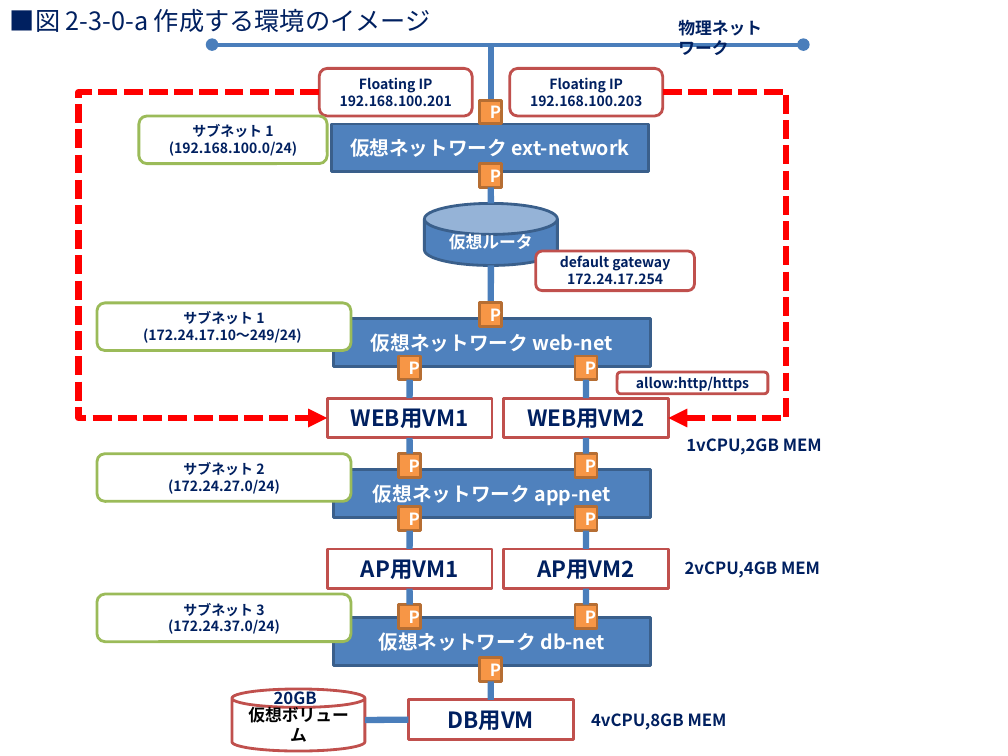
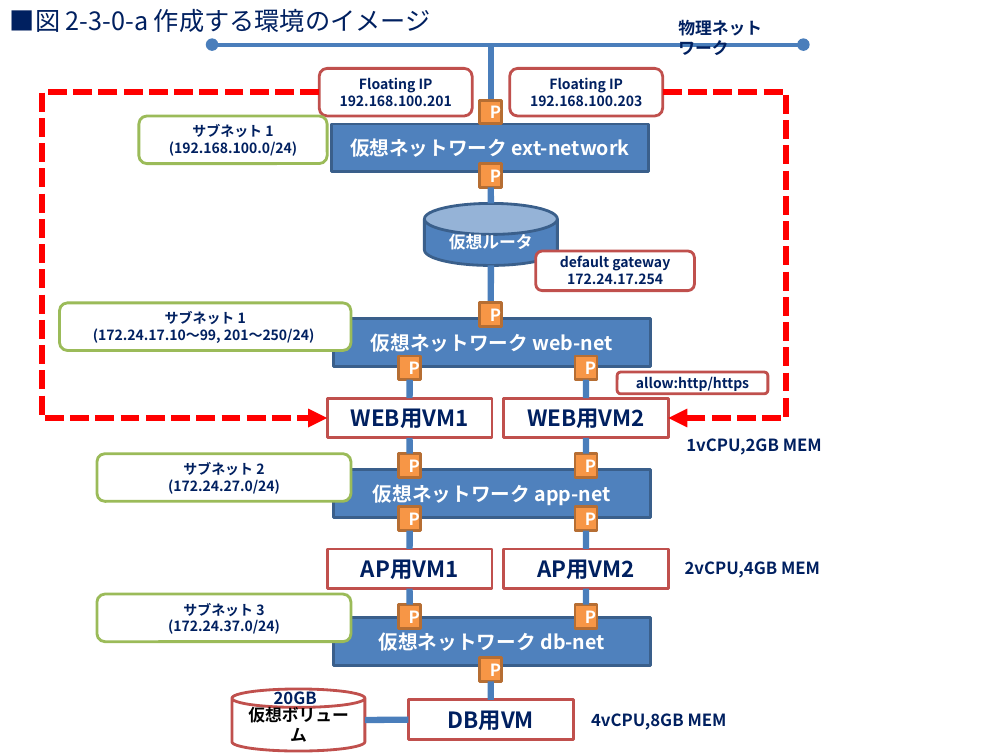
Before and after one commit to irixjp/openstack-tools, a slide deck: slide 1 of pict/2-3-0-a.pptx. Drawn at 1008x756 pixels with LibreOffice and Linux fonts; fonts in the diff are those of the drawing. Boxes give left, top, right and bottom in pixels: in the first picture for what was removed or moved away, otherwise in the second. Text is boxed around its words. In the diff, an @@ line names an element or a change of style, - is before the commit and + after.

```diff
--- a/pict/2-3-0-a.pptx
+++ b/pict/2-3-0-a.pptx
@@ elbow arrow (320, 93) - (328, 418): route changed @@
@@ rounded rectangle "サブネット 1": place and size @@
-rounded rectangle "サブネット 1" at (97, 303, 351, 351)
+rounded rectangle "サブネット 1" at (59, 303, 351, 351)
@@ text in rounded rectangle at (93, 328, 314, 343): text changed @@
-(172.24.17.10～249/24)
+(172.24.17.10～99, 201～250/24)
```
Also in this commit, not shown: 2 other files.
